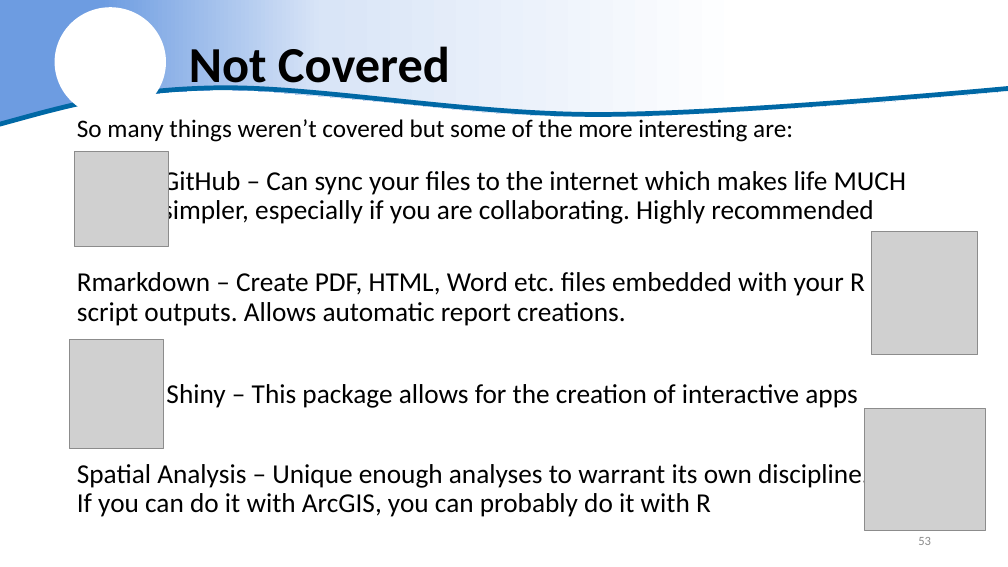
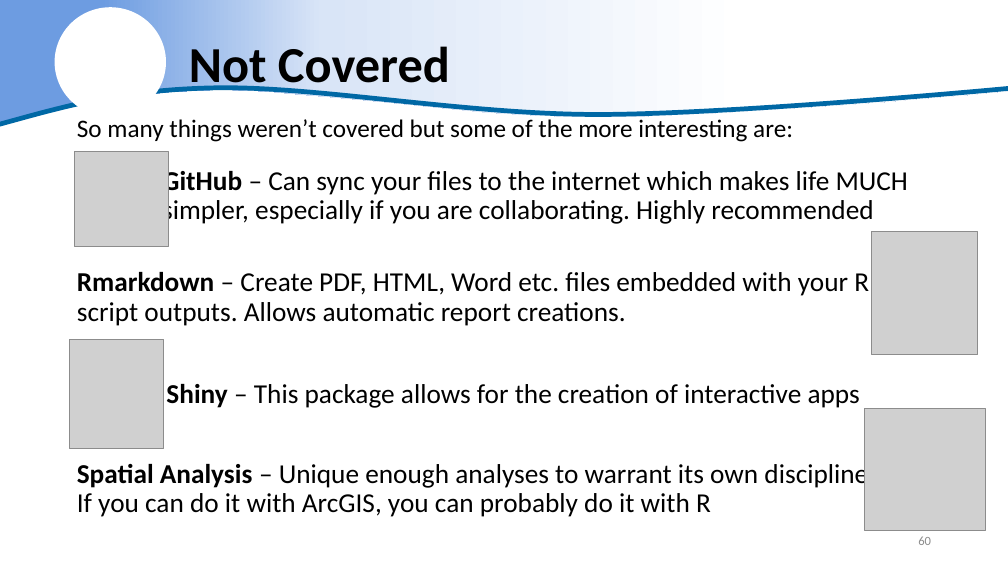
Before and after one commit to justinpriest/R_Intro_ADFG, a slide deck: slide 60 of The Basics of R - Day 2.pptx (slide 53 before the commit). Drawn at 1008x567 pixels with LibreOffice and Linux fonts; fonts in the diff are those of the drawing; grey boxes stand for pictures; background and template pictures are left out. Boxes give left, top, right and bottom in pixels: in the first picture for what was removed or moved away, otherwise in the second. Text is boxed around its words. In the diff, an @@ line names an element or a change of style, - is before the commit and + after.

```diff
--- a/The Basics of R - Day 2.pptx
+++ b/The Basics of R - Day 2.pptx
@@ text at (x1=77, y1=167, x2=908, y2=517): bold on in "GitHub", "Rmarkdown", "Shiny", "Spatial Analysis" @@
@@ page number at (x1=918, y1=536, x2=931, y2=545): text changed @@
-53
+60
```
Also in this commit, not shown: 17 other slides changed, 7 slides added, 19 other files.
